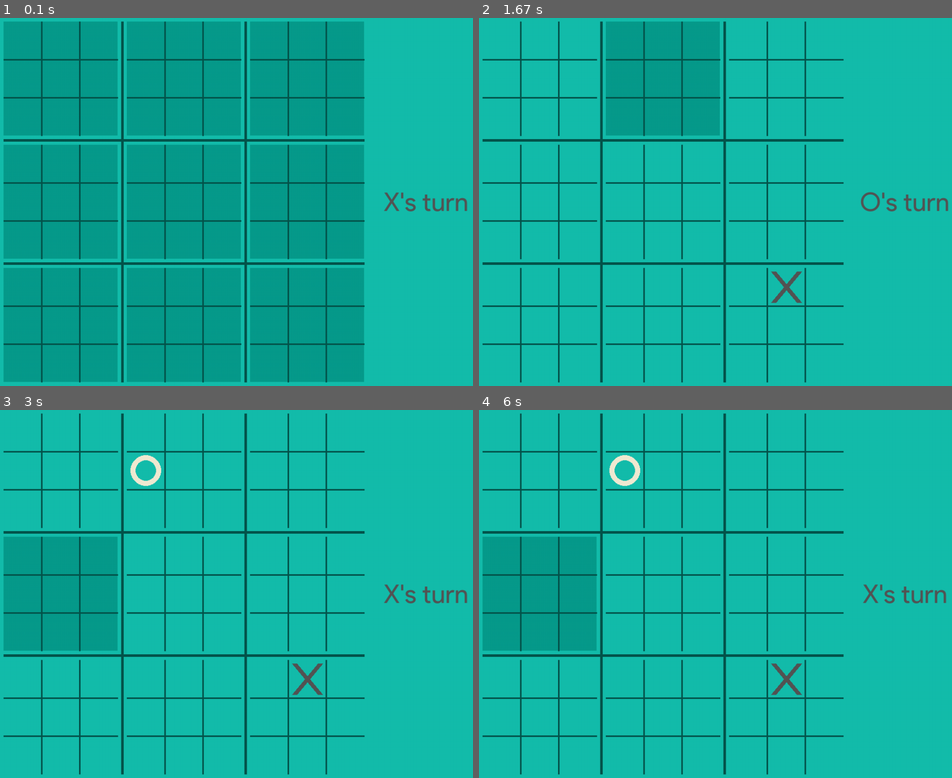
Above: before the commit, frames 1-4 (two rows, left to right).
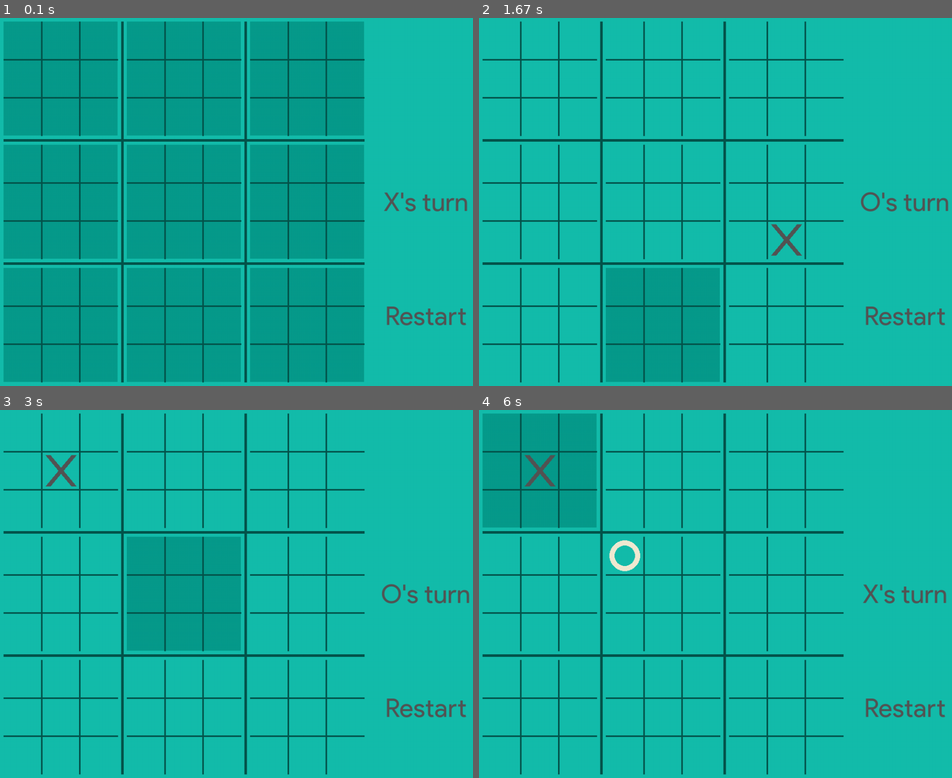
Above: after the commit, the same moments.

Repository: moderateblue/ultimate-tictactoe-using-AI
Game: pygame game, started from pygame_ttt.py
Same seed, same stepped clock (60 frames per second), same inputs: the game is played once before the commit and once after it.
Inputs (mouse positions are in pixels of both pictures, inside the frame that each line leads up to):
- Up to frame 1 (0.1 s): no input
- Up to frame 2 (1.67 s): click (904, 316) at 0.38 s, where only the run after the commit has a clickable "Restart"; click (767, 282) at 0.72 s; click (904, 316) at 1.05 s, where only the run after the commit has a clickable "Restart"; click (776, 235) at 1.38 s
- Up to frame 3 (3 s): click (425, 708) at 1.72 s, where only the run after the commit has a clickable "Restart"; click (61, 468) at 2.05 s; click (227, 531) at 2.38 s; click (160, 472) at 2.72 s
- Up to frame 4 (6 s): click (535, 513) at 3.05 s; click (573, 468) at 4.38 s; click (611, 564) at 5.72 s

The runs differ from the first frame. In frame 1, 0.4% of the frame differs, in the area x 81-99%, y 78-84%; in frame 2, 15%; in frame 3, 15%, in the area x 0-100%, y 12-84%; in frame 4, 15%.

Commit message:
Finished Game
added reset button

Diff:
--- a/pygame_ttt.py
+++ b/pygame_ttt.py
@@ -24,25 +24,39 @@
 WHITE = (242, 235, 211)
 TRANSPARENT = (0, 0, 0, 0)
 
-
-grid_colors = [AQUAMARINE, AQUAMARINE, AQUAMARINE,
-               AQUAMARINE, AQUAMARINE, AQUAMARINE,
-               AQUAMARINE, AQUAMARINE, AQUAMARINE]
+def reset():
+    global grid_colors
+    grid_colors = [AQUAMARINE, AQUAMARINE, AQUAMARINE,
+                   AQUAMARINE, AQUAMARINE, AQUAMARINE,
+                   AQUAMARINE, AQUAMARINE, AQUAMARINE]
+
+    global ult_board
+    ult_board = []
+    for i in range(9):
+        ult_board.append(TicTacToe(i))
+
+    global turn
+    turn = True
+
+    global prev_small_spot
+    prev_small_spot = 0
+
+    global pieces
+    pieces = pygame.Surface(window, pygame.SRCALPHA)
 
 '''-------------------Game Code-------------------'''
 
 #initialize global game variables
-
-ult_board = []
-for i in range(9):
-    ult_board.append(TicTacToe(i))
+# ult_board = []
+# for i in range(9):
+#     ult_board.append(TicTacToe(i))
 
 #turn = True (X) False (O)
-turn = True
 
 #prev_small_spot = 0 if its wherever
 #prev_small_spot actual range = (1-9)
-prev_small_spot = 0
+
+reset()
 
 def check_big_win():
     winner = 'X'
@@ -155,10 +169,20 @@
 
 #run game
 run = True
+#game active (no win or draw yet)
+game = True
 
 big_win = (False, 0)
 
 while run:
+    font = pygame.font.Font("Product Sans Regular.ttf", 50)
+
+    #finish button
+    r_text = font.render("Restart", True, GRAY)
+    r_textRect = r_text.get_rect()
+    r_textRect.center = (720 + 111, 720 // 2 + 222)
+    #worried about blocking mouse clicks when game ends
+
     for event in pygame.event.get():
         if event.type == pygame.QUIT:
             run = False
@@ -170,7 +194,7 @@
                 x = pos[0]
                 y = pos[1]
 
-                if ((x > 9 and x < 231) or (x > 249 and x < 471) or (x > 489 and x < 711)) and ((y > 9 and y < 231) or (y > 249 and y < 471) or (y > 489 and y < 711)):
+                if game == True and ((x > 9 and x < 231) or (x > 249 and x < 471) or (x > 489 and x < 711)) and ((y > 9 and y < 231) or (y > 249 and y < 471) or (y > 489 and y < 711)):
 
                     global large_coord, small_coord
                     large_coord, small_coord = calc_coords(x, y)
@@ -217,9 +241,14 @@
                         print(grid_colors)
                     print(grid_colors)
 
+                elif x >= 756 and x <= 910 and y >= 565 and y <= 601:
+                    game = True
+                    reset()
+
                 big_win = check_big_win()
                 if big_win[0]:
-                    pygame.event.set_blocked(pygame.MOUSEBUTTONDOWN)
+                    game = False
+                    #pygame.event.set_blocked(pygame.MOUSEBUTTONDOWN)
                     grid_colors = [TRANSPARENT for x in range(9)]
 
     screen.fill(CYAN)
@@ -249,7 +278,6 @@
             pygame.draw.line(lines, DARKCYAN, [9 + 240 * i, 9 + 148 + 240 * j], [9 + 240 * i + 222, 9 + 148 + 240 * j], width=3)
 
 
-    font = pygame.font.Font("Product Sans Regular.ttf", 50)
     text = None
     if big_win[0] and big_win[1] in {"X", "O"}:
         text = font.render(f"{big_win[1]} won!", True, GRAY)
@@ -266,6 +294,7 @@
     sboards.blit(lines, (0, 0))
     screen.blit(sboards, (0, 0))
     screen.blit(text, textRect)
+    screen.blit(r_text, r_textRect)
 
     clock.tick(60)
     pygame.display.flip()
